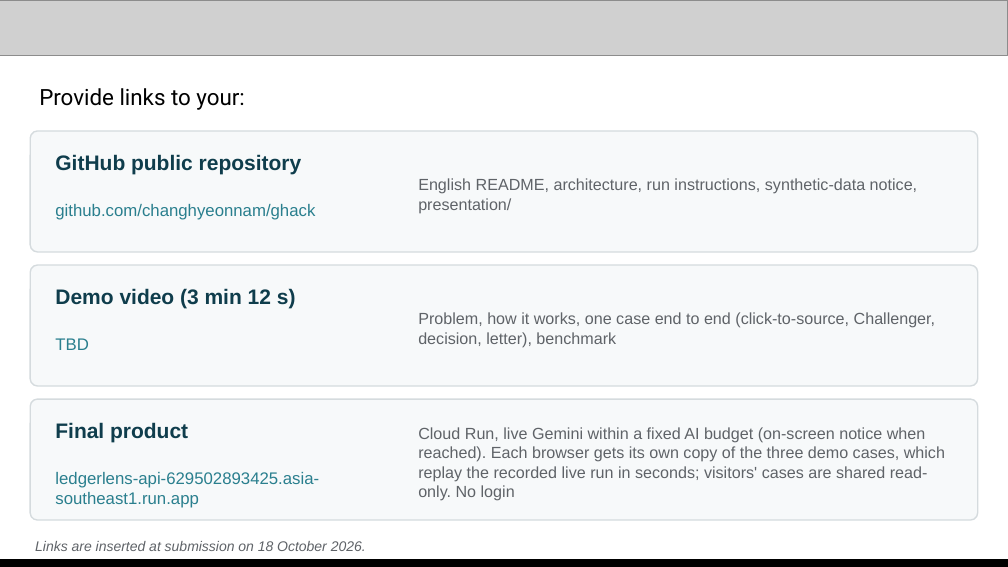
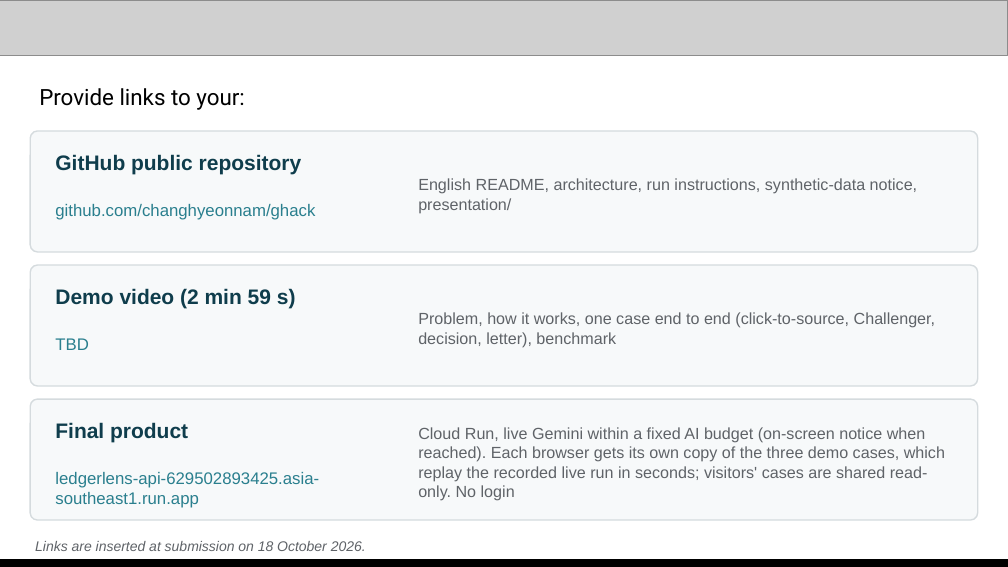
Before and after one commit to changhyeonnam/ghack, a slide deck: slide 14 of presentation/LedgerLens_AI_Builder_Cup_Submission.pptx. Drawn at 1008x567 pixels with LibreOffice and Linux fonts; fonts in the diff are those of the drawing; grey boxes stand for pictures. Boxes give left, top, right and bottom in pixels: in the first picture for what was removed or moved away, otherwise in the second. Text is boxed around its words. In the diff, an @@ line names an element or a change of style, - is before the commit and + after.

```diff
--- a/presentation/LedgerLens_AI_Builder_Cup_Submission.pptx
+++ b/presentation/LedgerLens_AI_Builder_Cup_Submission.pptx
@@ text at [55,288,296,308]: text changed @@
-Demo video (3 min 12 s)
+Demo video (2 min 59 s)
```
Also in this commit, not shown: 3 other files.
